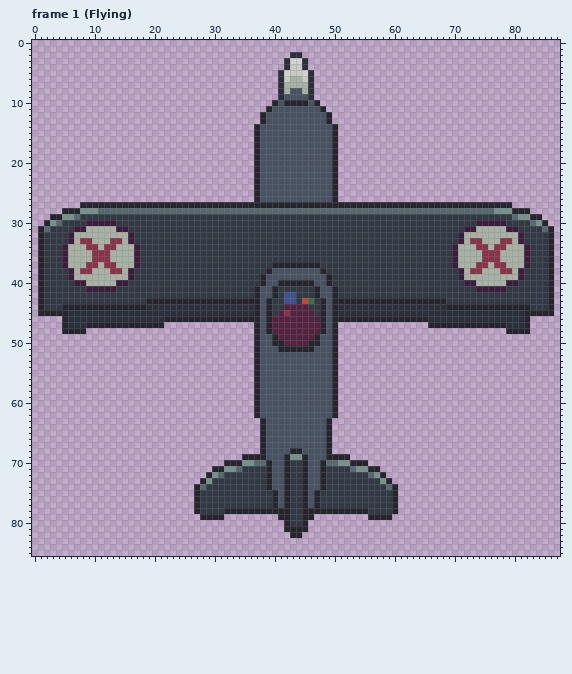
Pixel-art file: _asset_builder/EnemyPlane.aseprite. Above: the version before the commit.
88x86 pixels, 15 frames. Shown: frame 1 (Flying). The commit also changed other frames, which this record leaves out.
After:
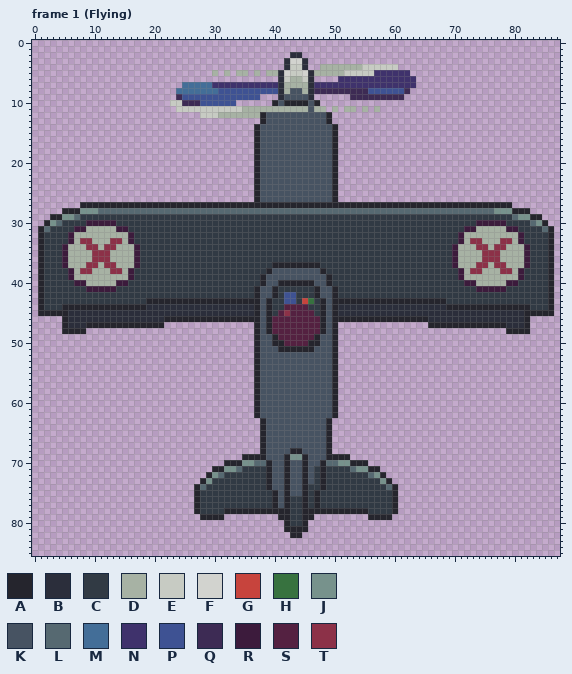
Palette (. is transparent): A #25252d  B #2b2e3b  C #313a44  D #a7b2a4  E #c7cbc3  F #d2d3cf  G #c7443d  H #37723f  J #77928c  K #475362  L #566971  M #436e98  N #3f326c  P #3e5293  Q #3d2b54  R #3c1b3c  S #542141  T #8c3148
The exact change:
layer "Body" added
layer "Propeller" added
layer "Layer 1" removed
Changed rows in their new state; - is an unchanged pixel.
Frame 1 (Flying), layers "Propeller", "Body":
first column x 23:
 4 -------------------------DDDDDDDEEEEEE---
 5 -------D-D-DD-D-DD------DDDDDEEEEENNNNNN-
 6 ----------------------------NNNNNNNNNNNNN
 7 --MMMMMNNNNNNNNNNN------NNNNNNNNNNNNNNNNN
 8 -MMMMMMMPPPPPPPPPP------QQQQQQQQQPPPPPPQ-
 9 -QPPPPPPPPPPPPP---------------QQQQQQQQQ--
10 EEQQQPPPPPP------------------------------
11 -EEEEEEEEEEEDDDDDDDDDDD-DD-D-DD-D-D------
12 -----EEEDDDDDDD--------------------------
first column x 43:
70 KK---
71 KK--C
72 KK--C
73 KK--C
74 KK-CC
75 KK-C-
76 ---C-
77 ---C-
Pixel boxes of the changes (left, top, right, bottom) in both pictures:
changed: (170, 64, 416, 118)
changed: (290, 460, 320, 508)
